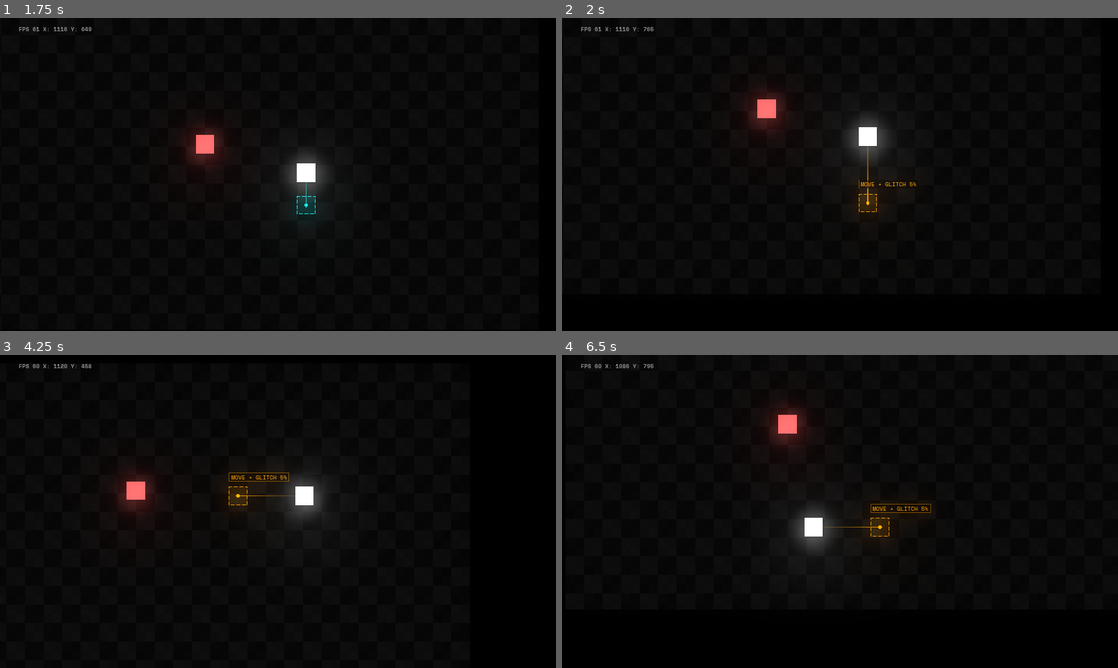
Above: before the commit, frames 1-4 (two rows, left to right).
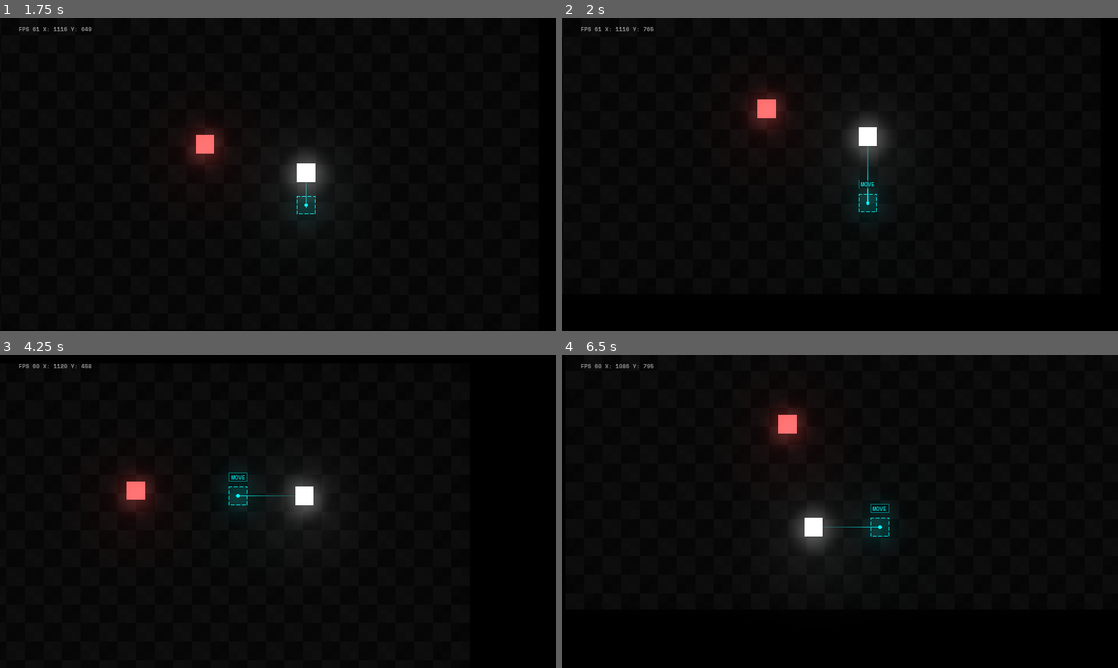
Above: after the commit, the same moments.

Repository: btzr-io/UNDER_DEVELOPMENT
Game: Godot game, scene res://scenes/Level.tscn
Two runs of this game, one before a commit and one after it. Both use one fixed random seed, a clock stepped at 60 frames per second and the inputs below. This scene is started directly instead of the project's main scene.
Inputs:
- Up to frame 1 (1.75 s): tap Enter (ui_accept) at 0.5, 0.77, 1.52 s; hold Right (ui_right) 0.53-1.28 s; hold Down (ui_down) from 1.28 s (still down)
- Up to frame 2 (2 s): keep holding Down (ui_down)
- Up to frame 3 (4.25 s): release Down (ui_down) at 2.03 s; hold Right (ui_right) 2.03-2.78 s; hold Up (ui_up) 2.78-3.53 s; tap Enter (ui_accept) at 3.02, 3.77 s; hold Left (ui_left) from 3.53 s (still down)
- Up to frame 4 (6.5 s): tap Enter (ui_accept) at 4.52, 6.02 s; release Left (ui_left) at 5.03 s; hold Down (ui_down) 5.03-5.78 s; hold Right (ui_right) from 5.78 s (still down)

Frame 1 is identical in both runs. In frame 2, 0.3% of the frame differs, in the area x 53-64%, y 40-62%; in frame 3, 0.3%; in frame 4, 0.3%, in the area x 46-67%, y 47-58%.

Commit message:
minor fixes

Diff:
--- a/scripts/Player.gd
+++ b/scripts/Player.gd
@@ -27,12 +27,16 @@
 
 var glitch_chance = 0
 var max_glitch_range = 50
+var min_glitch_chance = 5
+
 var current_action = ACTIONS.MOVE
 
 const INTERACTIVE_STATES = {
 	ACTIVE =  0,
 	INACTIVE = 1,
 }
+
+
 
 
 var interactive_state = INTERACTIVE_STATES.ACTIVE
@@ -49,10 +53,10 @@
 
 func get_glitch_chance():
 	var distance = clamp(line_connection.target_distance, 1, max_glitch_range)
-	var chance =   max_glitch_range * distance / 100
-	if chance > 5:
-		chance = pow(int(chance / 1.8), 2)
-	if chance < 5:
+	var chance =   max_glitch_range * distance / 140
+	if chance > min_glitch_chance:
+		chance = pow(int(chance / 1.6), 2)
+	if chance < min_glitch_chance:
 		chance = 0
 	return clamp(chance, 0, 100)
 
@@ -130,37 +134,35 @@
 
 
 func set_ui_color(color):
-	modulate = color
-	line_connection.modulate = color
+	if modulate != color:
+		modulate = color
+		line_connection.modulate = color
 
 func update_tooltip_text(new_text):
 	if last_tooltip_text != new_text:
 		last_tooltip_text = new_text
+		$Tooltip.text = last_tooltip_text
+		$Tooltip.rect_size = $Tooltip.get_font("font").get_string_size($Tooltip.text)
 	else:
 		$Tooltip.rect_size = $Tooltip.get_font("font").get_string_size($Tooltip.text)
-		return
 
-	$Tooltip.text = new_text
-	$Tooltip.rect_size = $Tooltip.get_font("font").get_string_size($Tooltip.text)
 
 func update_ui():
 	if interactive_state == INTERACTIVE_STATES.ACTIVE:
 		set_ui_color(Color.white)
 	if interactive_state == INTERACTIVE_STATES.INACTIVE:
-		glitch_chance = get_glitch_chance()
-		if glitch_chance >= 5:
-			update_tooltip_text(current_action + " + GLITCH " + str(glitch_chance) + "%")
-		else:
-			update_tooltip_text(current_action)
+
 		if overlapping_bodies > 0:
 			set_ui_color(Color.red)
 			update_tooltip_text(ACTIONS.LOCKED)
 		else:
-			current_action = ACTIONS.MOVE
-			if glitch_chance > 0:
+			glitch_chance = get_glitch_chance()
+			if glitch_chance >= min_glitch_chance:
+				update_tooltip_text(current_action + " + GLITCH " + str(glitch_chance) + "%")
 				set_ui_color(Color.orange)
 			else:
 				set_ui_color(Color.cyan)
+				update_tooltip_text(current_action)
 
 
 func _physics_process(_delta):
